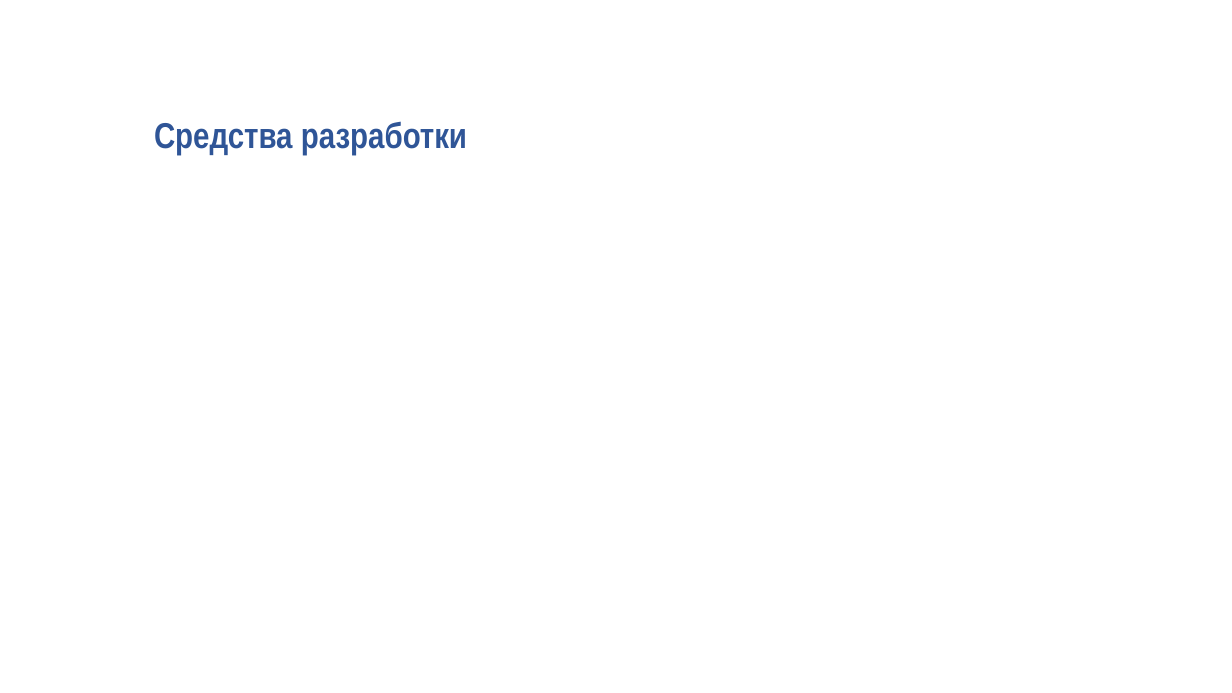
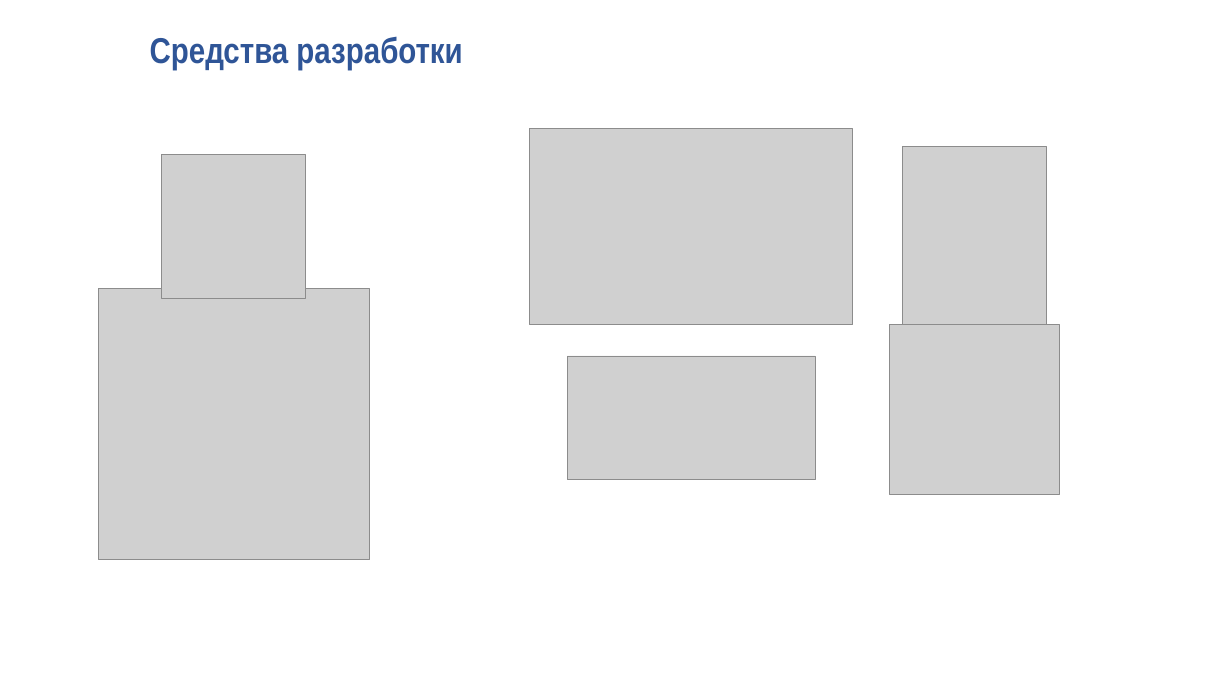
Before and after one commit to kemper0110/face-recog, a slide deck: slide 7 of presentation.pptx. Drawn at 1232x693 pixels with LibreOffice and Linux fonts; fonts in the diff are those of the drawing; grey boxes stand for pictures; background and template pictures are left out. Boxes give left, top, right and bottom in pixels: in the first picture for what was removed or moved away, otherwise in the second. Text is boxed around its words. In the diff, an @@ line names an element or a change of style, - is before the commit and + after.

```diff
--- a/presentation.pptx
+++ b/presentation.pptx
@@ text "Средства разработки": place and size @@
-text "Средства разработки" at [154, 121, 467, 156]
+text "Средства разработки" at [150, 36, 462, 70]
@@ picture added at [530, 129, 853, 325] @@
@@ picture added at [903, 147, 1047, 325] @@
@@ picture added at [162, 155, 306, 299] @@
@@ picture added at [98, 288, 369, 559] @@
@@ picture added at [890, 324, 1059, 494] @@
@@ picture added at [567, 356, 815, 480] @@
```
Also in this commit, not shown: 3 other slides changed, 1 slide added, 1 slide removed.
